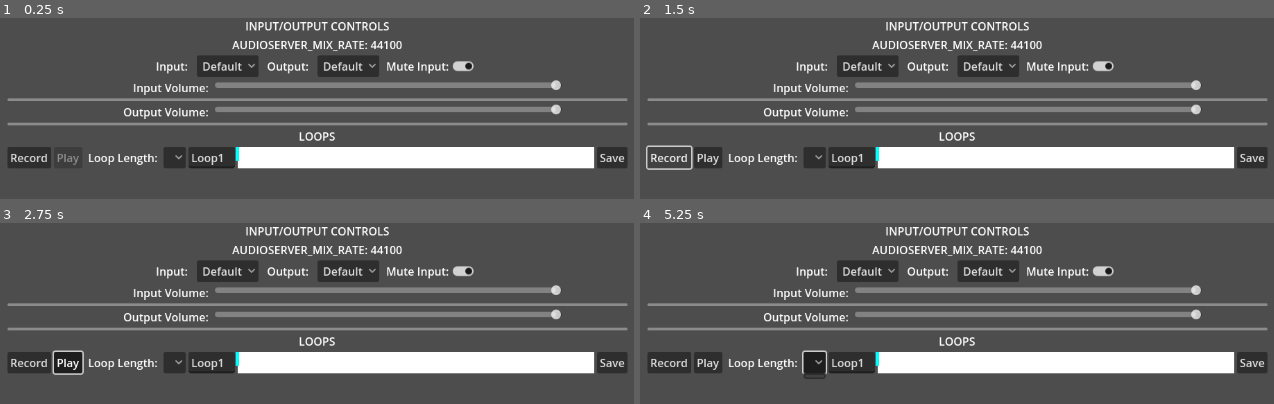
Above: before the commit, frames 1-4 (two rows, left to right).
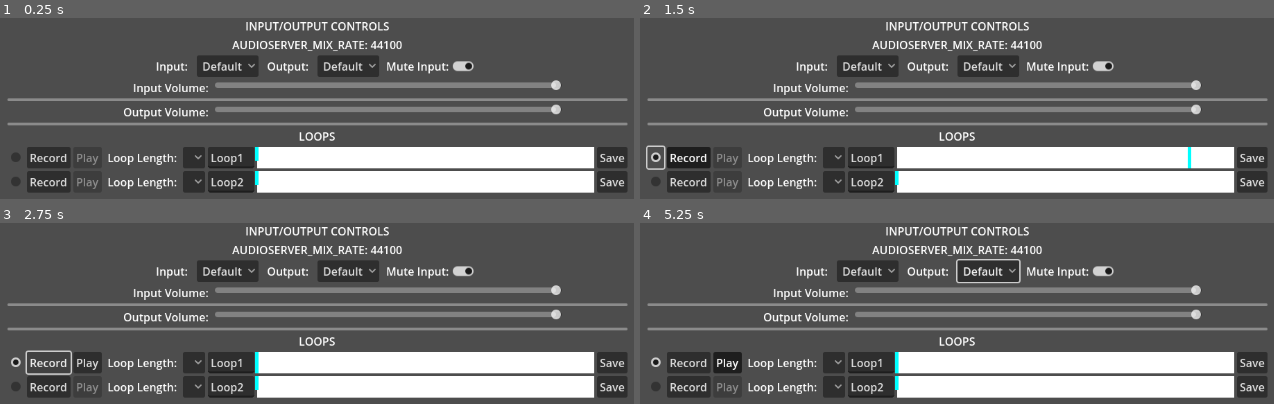
Above: after the commit, the same moments.

Repository: jls-has/Looper
Game: Godot game, scene res://Looper.tscn
The game is run twice, just before and just after one commit, with the same random seed, the same clock (stepped at 60 frames per second) and the same inputs. The project has no main scene, so this scene is started directly.
Inputs (mouse positions are in pixels of both pictures, inside the frame that each line leads up to):
- Up to frame 1 (0.25 s): no input
- Up to frame 2 (1.5 s): click "Record" at 0.5 s; click (652, 157) at 1.27 s
- Up to frame 3 (2.75 s): click (69, 362) at 2 s, where only the run before the commit has a clickable "Play"
- Up to frame 4 (5.25 s): click "Play" at 2.75 s; click "Default" at 3.5 s; click "Default" at 4.25 s; click (817, 362) at 5.02 s

The runs differ from the first frame. In frame 1, 11% of the frame differs, in the area x 1-99%, y 71-97%; in frame 2, 12%; in frame 3, 12%; in frame 4, 12%, in the area x 1-99%, y 19-97%.
Error before the commit: Attempt to call function 'get_stream' in base 'null instance' on a null instance. (res://Loop.gd:91)
Error after the commit: Invalid access of index '44' on a base object of type: 'PackedByteArray'. (res://AudioLoader.gd:70)

Commit message:
draw waveforms

Diff:
--- /dev/null
+++ b/AudioLoader.gd
@@ -0,0 +1,250 @@
+#GDScriptAudioImport v0.1
+
+#MIT License
+#
+#Copyright (c) 2020 Gianclgar (Giannino Clemente) gianclgar@gmail.com
+#
+#Permission is hereby granted, free of charge, to any person obtaining a copy
+#of this software and associated documentation files (the "Software"), to deal
+#in the Software without restriction, including without limitation the rights
+#to use, copy, modify, merge, publish, distribute, sublicense, and/or sell
+#copies of the Software, and to permit persons to whom the Software is
+#furnished to do so, subject to the following conditions:
+#
+#The above copyright notice and this permission notice shall be included in all
+#copies or substantial portions of the Software.
+#
+#THE SOFTWARE IS PROVIDED "AS IS", WITHOUT WARRANTY OF ANY KIND, EXPRESS OR
+#IMPLIED, INCLUDING BUT NOT LIMITED TO THE WARRANTIES OF MERCHANTABILITY,
+#FITNESS FOR A PARTICULAR PURPOSE AND NONINFRINGEMENT. IN NO EVENT SHALL THE
+#AUTHORS OR COPYRIGHT HOLDERS BE LIABLE FOR ANY CLAIM, DAMAGES OR OTHER
+#LIABILITY, WHETHER IN AN ACTION OF CONTRACT, TORT OR OTHERWISE, ARISING FROM,
+#OUT OF OR IN CONNECTION WITH THE SOFTWARE OR THE USE OR OTHER DEALINGS IN THE
+#SOFTWARE.
+
+#I honestly don't care that much, Kopimi ftw, but it's my little baby and I want it to look nice :3
+
+class_name AudioLoader
+
+func report_errors(err, filepath):
+	# See: https://docs.godotengine.org/en/latest/classes/class_@globalscope.html#enum-globalscope-error
+	var result_hash = {
+		ERR_FILE_NOT_FOUND: "File: not found",
+		ERR_FILE_BAD_DRIVE: "File: Bad drive error",
+		ERR_FILE_BAD_PATH: "File: Bad path error.",
+		ERR_FILE_NO_PERMISSION: "File: No permission error.",
+		ERR_FILE_ALREADY_IN_USE: "File: Already in use error.",
+		ERR_FILE_CANT_OPEN: "File: Can't open error.",
+		ERR_FILE_CANT_WRITE: "File: Can't write error.",
+		ERR_FILE_CANT_READ: "File: Can't read error.",
+		ERR_FILE_UNRECOGNIZED: "File: Unrecognized error.",
+		ERR_FILE_CORRUPT: "File: Corrupt error.",
+		ERR_FILE_MISSING_DEPENDENCIES: "File: Missing dependencies error.",
+		ERR_FILE_EOF: "File: End of file (EOF) error."
+	}
+	if err in result_hash:
+		print("Error: ", result_hash[err], " ", filepath)
+	else:
+		print("Unknown error with file ", filepath, " error code: ", err)
+
+func loadfile(filepath):
+	var file = FileAccess.open(filepath, FileAccess.READ)
+	var err = file.get_error()
+	if err != OK:
+		report_errors(err, filepath)
+		file.close()
+		return AudioStreamWAV.new()
+
+	var bytes = file.get_buffer(file.get_length())
+	# if File is wav
+	if filepath.ends_with(".wav"):
+		var newstream = AudioStreamWAV.new()
+
+
+		#---------------------------
+		#parrrrseeeeee!!! :D
+
+		var bits_per_sample = 0
+
+		for i in range(0, 100):
+			var those4bytes = str(char(bytes[i])+char(bytes[i+1])+char(bytes[i+2])+char(bytes[i+3]))
+
+			if those4bytes == "RIFF":
+				print ("RIFF OK at bytes " + str(i) + "-" + str(i+3))
+				#RIP bytes 4-7 integer for now
+			if those4bytes == "WAVE":
+				print ("WAVE OK at bytes " + str(i) + "-" + str(i+3))
+
+			if those4bytes == "fmt ":
+				print ("fmt OK at bytes " + str(i) + "-" + str(i+3))
+
+				#get format subchunk size, 4 bytes next to "fmt " are an int32
+				var formatsubchunksize = bytes[i+4] + (bytes[i+5] << 8) + (bytes[i+6] << 16) + (bytes[i+7] << 24)
+				print ("Format subchunk size: " + str(formatsubchunksize))
+
+				#using formatsubchunk index so it's easier to understand what's going on
+				var fsc0 = i+8 #fsc0 is byte 8 after start of "fmt "
+
+				#get format code [Bytes 0-1]
+				var format_code = bytes[fsc0] + (bytes[fsc0+1] << 8)
+				var format_name
+				if format_code == 0: format_name = "8_BITS"
+				elif format_code == 1: format_name = "16_BITS"
+				elif format_code == 2: format_name = "IMA_ADPCM"
+				else:
+					format_name = "UNKNOWN (trying to interpret as 16_BITS)"
+					format_code = 1
+				print ("Format: " + str(format_code) + " " + format_name)
+				#assign format to our AudioStreamSample
+				newstream.format = format_code
+
+				#get channel num [Bytes 2-3]
+				var channel_num = bytes[fsc0+2] + (bytes[fsc0+3] << 8)
+				print ("Number of channels: " + str(channel_num))
+				#set our AudioStreamSample to stereo if needed
+				if channel_num == 2: newstream.stereo = true
+
+				#get sample rate [Bytes 4-7]
+				var sample_rate = bytes[fsc0+4] + (bytes[fsc0+5] << 8) + (bytes[fsc0+6] << 16) + (bytes[fsc0+7] << 24)
+				print ("Sample rate: " + str(sample_rate))
+				#set our AudioStreamSample mixrate
+				newstream.mix_rate = sample_rate
+
+				#get byte_rate [Bytes 8-11] because we can
+				var byte_rate = bytes[fsc0+8] + (bytes[fsc0+9] << 8) + (bytes[fsc0+10] << 16) + (bytes[fsc0+11] << 24)
+				print ("Byte rate: " + str(byte_rate))
+
+				#same with bits*sample*channel [Bytes 12-13]
+				var bits_sample_channel = bytes[fsc0+12] + (bytes[fsc0+13] << 8)
+				print ("BitsPerSample * Channel / 8: " + str(bits_sample_channel))
+
+				#aaaand bits per sample/bitrate [Bytes 14-15]
+				bits_per_sample = bytes[fsc0+14] + (bytes[fsc0+15] << 8)
+				print ("Bits per sample: " + str(bits_per_sample))
+
+			if those4bytes == "data":
+				assert(bits_per_sample != 0)
+
+				var audio_data_size = bytes[i+4] + (bytes[i+5] << 8) + (bytes[i+6] << 16) + (bytes[i+7] << 24)
+				print ("Audio data/stream size is " + str(audio_data_size) + " bytes")
+
+				var data_entry_point = (i+8)
+				print ("Audio data starts at byte " + str(data_entry_point))
+
+				var data = bytes.slice(data_entry_point, data_entry_point + audio_data_size)
+
+				if bits_per_sample in [24, 32]:
+					newstream.data = convert_to_16bit(data, bits_per_sample)
+				else:
+					newstream.data = data
+			# end of parsing
+			#---------------------------
+
+		#Calculate the size of each sample based on bits_per_sample
+		var sample_size = bits_per_sample / 8
+		#get samples and set loop end
+		var samplenum = newstream.data.size() / sample_size
+		newstream.loop_end = samplenum
+		#newstream.loop_mode = 0 #change to 0 or delete this line if you don't want loop, also check out modes 2 and 3 in the docs
+		newstream.set_loop_mode(AudioStreamWAV.LOOP_FORWARD)
+		return newstream  #:D
+
+	#if file is ogg
+	#elif filepath.ends_with(".ogg"):
+	#	var newstream = AudioStreamOGGVorbis.new()
+	#	newstream.loop = true #set to false or delete this line if you don't want to loop
+	#	newstream.data = bytes
+	#	return newstream
+
+	#if file is mp3
+	elif filepath.ends_with(".mp3"):
+		var newstream = AudioStreamMP3.new()
+		newstream.loop = true #set to false or delete this line if you don't want to loop
+		newstream.data = bytes
+		return newstream
+
+	else:
+		print ("ERROR: Wrong filetype or format")
+	file.close()
+
+# Converts .wav data from 24 or 32 bits to 16
+#
+# These conversions are SLOW in GDScript
+# on my one test song, 32 -> 16 was around 3x slower than 24 -> 16
+#
+# I couldn't get threads to help very much
+# They made the 24bit case about 2x faster in my test file
+# And the 32bit case abour 50% slower
+# I don't wanna risk it always being slower on other files
+# And really, the solution would be to handle it in a low-level language
+func convert_to_16bit(data: PackedByteArray, from: int) -> PackedByteArray:
+	print("converting to 16-bit from %d" % from)
+	var time = Time.get_ticks_msec()
+	if from == 24:
+		var j = 0
+		for i in range(0, data.size(), 3):
+			data[j] = data[i+1]
+			data[j+1] = data[i+2]
+			j += 2
+		data.resize(data.size() * 2 / 3)
+	if from == 32:
+		var spb := StreamPeerBuffer.new()
+		var single_float: float
+		var value: int
+		for i in range(0, data.size(), 4):
+			var sub_array = data.slice(i, i+4)
+			spb.data_array = PackedByteArray(sub_array)
+			single_float = spb.get_float()
+			value = single_float * 32768
+			data[i/2] = value
+			data[i/2+1] = value >> 8
+		data.resize(data.size() / 2)
+	print("Took %f seconds for slow conversion" % ((Time.get_ticks_msec() - time) / 1000.0))
+	return data
+
+# ---------- REFERENCE ---------------
+# note: typical values doesn't always match
+
+#Positions  Typical Value Description
+#
+#1 - 4      "RIFF"        Marks the file as a RIFF multimedia file.
+#                         Characters are each 1 byte long.
+#
+#5 - 8      (integer)     The overall file size in bytes (32-bit integer)
+#                         minus 8 bytes. Typically, you'd fill this in after
+#                         file creation is complete.
+#
+#9 - 12     "WAVE"        RIFF file format header. For our purposes, it
+#                         always equals "WAVE".
+#
+#13-16      "fmt "        Format sub-chunk marker. Includes trailing null.
+#
+#17-20      16            Length of the rest of the format sub-chunk below.
+#
+#21-22      1             Audio format code, a 2 byte (16 bit) integer.
+#                         1 = PCM (pulse code modulation).
+#
+#23-24      2             Number of channels as a 2 byte (16 bit) integer.
+#                         1 = mono, 2 = stereo, etc.
+#
+#25-28      44100         Sample rate as a 4 byte (32 bit) integer. Common
+#                         values are 44100 (CD), 48000 (DAT). Sample rate =
+#                         number of samples per second, or Hertz.
+#
+#29-32      176400        (SampleRate * BitsPerSample * Channels) / 8
+#                         This is the Byte rate.
+#
+#33-34      4             (BitsPerSample * Channels) / 8
+#                         1 = 8 bit mono, 2 = 8 bit stereo or 16 bit mono, 4
+#                         = 16 bit stereo.
+#
+#35-36      16            Bits per sample.
+#
+#37-40      "data"        Data sub-chunk header. Marks the beginning of the
+#                         raw data section.
+#
+#41-44      (integer)     The number of bytes of the data section below this
+#                         point. Also equal to (#ofSamples * #ofChannels *
+#                         BitsPerSample) / 8
+#
+#45+                      The raw audio data.
--- a/Global.gd
+++ b/Global.gd
@@ -2,6 +2,8 @@
 
 var loops_ready: int= 0
 var audioserver_mix_rate : int
+var longest_length : float
+var sync_loop : AudioStreamPlayer
 
 
 # Called when the node enters the scene tree for the first time.
--- a/Loop.gd
+++ b/Loop.gd
@@ -12,12 +12,16 @@
 var my_bus_idx : int
 var recording := false
 var loop_data : PackedVector2Array = []
-var sample_data : PackedVector2Array = []
+var loop_segment_a : PackedVector2Array = []
+var loop_segment_b : PackedVector2Array = []
 var data_size : int
 var timer : float = 0
 var loop_bit_depth := 32
 var loop_mix_rate := 48000
 var loop_channels := 2
+var temp_dir : String = "user://"
+var record_position : float
+
 
 @export var loop_name : String = "Loop"
 
@@ -27,6 +31,7 @@
 
 
 func _ready() -> void:
+
 	loop_num = Global.loops_ready + 1
 	loop_name += str(loop_num)
 	$Name.text = loop_name
@@ -36,6 +41,7 @@
 	mic_capture = AudioServer.get_bus_effect(mic_bus, 2)
 
 	playhead = $Waveform/Playhead
+
 
 	AudioServer.add_bus()
 	my_bus_idx = AudioServer.get_bus_count() - 1
@@ -54,94 +60,77 @@
 
 func _process(delta: float) -> void:
 	if recording:
-		if loop_data.size() < data_size:
+		if loop_segment_a.size()+loop_segment_b.size() < data_size:
 			var capture_frames : int = min(data_size-loop_data.size(), mic_capture.get_frames_available())
-			loop_data.append_array(mic_capture.get_buffer(capture_frames))
 			timer += delta
+			record_position += timer
+			if record_position < loop_length:
+				loop_segment_b.append_array(mic_capture.get_buffer(capture_frames))
+			else:
+				loop_segment_a.append_array(mic_capture.get_buffer(capture_frames))
+
 		else:
+			loop_data.append_array(loop_segment_a)
+			loop_data.append_array(loop_segment_b)
 			print("recorded for ", timer, " seconds.")
 			timer = 0.0
+			playhead.position.x = 0.0
 			$Record.set_pressed(false)
-
-
-		#playhead.position.x = lerp(waveform_begin, waveform_width, ($Timer.time_left/3))
-func create_sample() ->void:
-	sample_data = []
-	var byte_data : PackedByteArray = []
-#	for i in loop_data.size():
-#		var x : int = loop_data[i].y*32768
-#		var y : int = loop_data[i].y*32768
-#		#var frame := Vector2i(x,y)
-#
-#		byte_data.encode_s32(x, i*16)
-#		byte_data.encode_s32(y, i*16+8)
-	byte_data = convert_to_16bit(loop_data.to_byte_array(), 32)
-	var stream := AudioStreamWAV.new()
-	stream.set_format(AudioStreamWAV.FORMAT_16_BITS)
-	stream.set_loop_mode(AudioStreamWAV.LOOP_FORWARD)
-	stream.set_loop_end(byte_data.size()/4)
-	stream.set_mix_rate(loop_mix_rate)
-	stream.set_stereo(true)
-	stream.set_data(byte_data)
-
-	$MyLoop.set_stream(stream)
-	$Play.set_disabled(false)
-	#print($MyLoop.stream.get_data())
-	print($MyLoop.get_bus())
-	print($Myloop.get_stream())
-
-func initialize_waveform()->void:
+			loop_segment_a = []
+			loop_segment_b = []
+		var p_position = wrapf(record_position, 0, loop_length)
+		playhead.position.x = remap(p_position, 0, loop_length, 0, waveform_width)
+
+
+	if $MyLoop.is_playing():
+		var p :float= $MyLoop.get_playback_position()
+		playhead.position.x = remap(p, 0.0, loop_length, 0.0, waveform_width)
+
+func update_waveform_box()->void:
 	waveform_width = $Waveform.size.x
 	waveform_height = $Waveform.size.y
 	waveform_begin = $Waveform.position.x
 	playhead.points[1] = Vector2(0,waveform_height)
-
-#
-#func _on_record_pressed() -> void:
-#	if effect.is_recording_active():
-#		#sample = effect.get_recording()
-#		$Play.disabled = false
-#		$Save.disabled = false
-#		#effect.set_recording_active(false)
-#		sample.set_mix_rate(48000)
-#		sample.set_format(2)
-#		sample.set_stereo(false)
-#		$Record.text = "Record"
-#
-#	else:
-#		initialize_waveform()
-#		$Play.disabled = true
-#		$Save.disabled = true
-#		#effect.set_recording_active(true)
-#		$Record.text = "Stop"
-#		$Timer.start()
-#
-
-
+	playhead.position.x = 0.0
 
 
 func _on_record_toggled(button_pressed: bool) -> void:
 	recording = button_pressed
+	update_waveform_box()
+
 	if button_pressed:
+
 		loop_data = []
 		mic_capture.clear_buffer()
 		data_size = loop_length * Global.audioserver_mix_rate
 		loop_bit_depth = 32
 		loop_channels = 2
 		loop_mix_rate = Global.audioserver_mix_rate
-		print("loop length: ", loop_length, "  audioserver mix rate: ", Global.audioserver_mix_rate)
-		print("data size: ", data_size)
+		$MyLoop.stop()
+		$Play.set_pressed_no_signal(false)
+		$Play.set_disabled(true)
+		if Global.sync_loop:
+			record_position = Global.sync_loop.get_playback_position()# + AudioServer.get_time_since_last_mix()
+			record_position -= AudioServer.get_output_latency() + AudioServer.get_time_to_next_mix()
+			#record_position -= mic_capture.buffer_length
+		else:
+			record_position = 0.0
+		#print("loop length: ", loop_length, "  audioserver mix rate: ", Global.audioserver_mix_rate)
+		#print("data size: ", data_size)
 	else:
 		print(loop_name, " data is this big: ", loop_data.size())
 		print("Audio Server Mix Rate: ", AudioServer.get_mix_rate())
 		print("samples per second: ", loop_data.size()/loop_length)
-		print("output latency: ", AudioServer.get_output_latency())
-		var temp_path : String = "user://"+loop_name+".wav"
-		create_sample()
-		#create_wav(temp_path)
-		#var play_stream : AudioStreamWAV = load(temp_path)
-		#$MyLoop.set_stream(play_stream)
-		#$Play.set_disabled(false)
+		#print("output latency: ", AudioServer.get_output_latency())
+
+		var temp_path : String = temp_dir+loop_name+".wav"
+		#create_sample()
+		create_wav(temp_path)
+		draw_waveform()
+		var audio_loader := AudioLoader.new()
+		var play_stream : AudioStreamWAV = audio_loader.loadfile(temp_path)
+		$MyLoop.set_stream(play_stream)
+		$Play.set_disabled(false)
 
 #	if mic_record.is_recording_active():
 #		$Record.set_pressed_no_signal(false)
@@ -198,6 +187,19 @@
 	file.store_32(data_size)
 	var data : PackedByteArray = loop_data.to_byte_array()
 
+func draw_waveform()->void:
+	var left_line : Line2D = $Waveform/left_wave
+	var right_line : Line2D = $Waveform/right_wave
+	left_line.clear_points()
+	right_line.clear_points()
+	var points : int = loop_data.size()
+	for p in points:
+		var d : Vector2 = loop_data[p]
+		var x : float = remap(p, 0, points, 0, waveform_width)
+		var l_y : float = remap(d.x, -1, 1, 0, waveform_height)
+		var r_y : float = remap(d.y, -1, 1, 0, waveform_height)
+		left_line.add_point(Vector2(x,l_y))
+		right_line.add_point(Vector2(x, r_y))
 
 func _on_save_pressed() -> void:
 	if loop_data.size() == 0:
@@ -216,37 +218,21 @@
 
 func _on_play_toggled(button_pressed: bool) -> void:
 	if button_pressed:
-		$MyLoop.play()
+		#$MyLoop.play()
+		for l in get_tree().get_nodes_in_group("loop_audiostream"):
+			l.play()
 	else:
 		$MyLoop.stop()
-	print("loop playing: ", $MyLoop.is_playing())
-
-func convert_to_16bit(data: PackedByteArray, from: int) -> PackedByteArray:
-	#from https://github.com/Gianclgar/GDScriptAudioImport/blob/master/GDScriptAudioImport.gd
-	print("converting to 16-bit from %d" % from)
-	var time = Time.get_ticks_msec()
-	# 24 bit .wav's are typically stored as integers
-	# so we just grab the 2 most significant bytes and ignore the other
-	if from == 24:
-		var j = 0
-		for i in range(0, data.size(), 3):
-			data[j] = data[i+1]
-			data[j+1] = data[i+2]
-			j += 2
-		data.resize(data.size() * 2 / 3)
-	# 32 bit .wav's are typically stored as floating point numbers
-	# so we need to grab all 4 bytes and interpret them as a float first
-	if from == 32:
-		var spb := StreamPeerBuffer.new()
-		var single_float: float
-		var value: int
-		for i in range(0, data.size(), 4):
-			#spb.data_array = data.subarray(i, i+3)
-			spb.data_array = data.slice(i, i+3)
-			single_float = spb.get_float()
-			value = single_float * 32768
-			data[i/2] = value
-			data[i/2+1] = value >> 8
-		data.resize(data.size() / 2)
-	print("Took %f seconds for slow conversion" % ((Time.get_ticks_msec() - time) / 1000.0))
-	return data
+	print(loop_name, " playing: ", $MyLoop.is_playing())
+
+func delete_wav(path:String, filename:String)->void:
+	var dir :=DirAccess.open(path)
+	var err := dir.remove(filename)
+
+func _exit_tree() -> void:
+	delete_wav(temp_dir, loop_name+".wav")
+
+func _on_sync_loop_toggled(button_pressed: bool) -> void:
+	if button_pressed:
+		Global.sync_loop = $MyLoop
+		print(Global.sync_loop)
--- a/Looper.tscn
+++ b/Looper.tscn
@@ -9,11 +9,15 @@
 
 [sub_resource type="AudioStreamMicrophone" id="AudioStreamMicrophone_2cahy"]
 
+[sub_resource type="ButtonGroup" id="ButtonGroup_25t5t"]
+
 [sub_resource type="AudioStreamWAV" id="AudioStreamWAV_twggt"]
 format = 1
 loop_mode = 1
 mix_rate = 4800
 stereo = true
+
+[sub_resource type="ButtonGroup" id="ButtonGroup_34fri"]
 
 [node name="Looper" type="Control"]
 layout_mode = 3
@@ -64,14 +68,16 @@
 
 [node name="AudioInputOptionButton" type="OptionButton" parent="VBoxContainer/HBoxContainer"]
 layout_mode = 2
-item_count = 3
+item_count = 4
 selected = 0
 popup/item_0/text = "Default"
 popup/item_0/id = 0
-popup/item_1/text = "Microphone (Steam Streaming Microphone)"
+popup/item_1/text = "Headset (MPOW-059 Hands-Free AG Audio)"
 popup/item_1/id = 1
-popup/item_2/text = "Microphone (Realtek Audio)"
+popup/item_2/text = "Microphone (Steam Streaming Microphone)"
 popup/item_2/id = 2
+popup/item_3/text = "Microphone (Realtek Audio)"
+popup/item_3/id = 3
 script = ExtResource("1_kvtby")
 
 [node name="Output" type="Label" parent="VBoxContainer/HBoxContainer"]
@@ -80,18 +86,22 @@
 
 [node name="AudioOutputOptionButton2" type="OptionButton" parent="VBoxContainer/HBoxContainer"]
 layout_mode = 2
-item_count = 5
+item_count = 7
 selected = 0
 popup/item_0/text = "Default"
 popup/item_0/id = 0
-popup/item_1/text = "Headphones (Oculus Virtual Audio Device)"
+popup/item_1/text = "Headset (MPOW-059 Hands-Free AG Audio)"
 popup/item_1/id = 1
-popup/item_2/text = "Speakers / Headphones (Realtek Audio)"
+popup/item_2/text = "Headphones (Oculus Virtual Audio Device)"
 popup/item_2/id = 2
-popup/item_3/text = "Speakers (Steam Streaming Microphone)"
+popup/item_3/text = "Speakers / Headphones (Realtek Audio)"
 popup/item_3/id = 3
-popup/item_4/text = "Speakers (Steam Streaming Speakers)"
+popup/item_4/text = "Speakers (Steam Streaming Microphone)"
 popup/item_4/id = 4
+popup/item_5/text = "Headphones (MPOW-059 Stereo)"
+popup/item_5/id = 5
+popup/item_6/text = "Speakers (Steam Streaming Speakers)"
+popup/item_6/id = 6
 script = ExtResource("2_qqhrp")
 
 [node name="MonitorInput" type="CheckButton" parent="VBoxContainer/HBoxContainer"]
@@ -156,10 +166,25 @@
 [node name="Loop" parent="VBoxContainer" instance=ExtResource("6_djsil")]
 layout_mode = 2
 
-[node name="Name" parent="VBoxContainer/Loop" index="4"]
+[node name="SyncLoop" parent="VBoxContainer/Loop" index="0"]
+button_group = SubResource("ButtonGroup_25t5t")
+
+[node name="Name" parent="VBoxContainer/Loop" index="5"]
 placeholder_text = "loopName"
 
-[node name="MyLoop" parent="VBoxContainer/Loop" index="7"]
+[node name="MyLoop" parent="VBoxContainer/Loop" index="8"]
+stream = SubResource("AudioStreamWAV_twggt")
+
+[node name="Loop2" parent="VBoxContainer" instance=ExtResource("6_djsil")]
+layout_mode = 2
+
+[node name="SyncLoop" parent="VBoxContainer/Loop2" index="0"]
+button_group = SubResource("ButtonGroup_34fri")
+
+[node name="Name" parent="VBoxContainer/Loop2" index="5"]
+placeholder_text = "loopName"
+
+[node name="MyLoop" parent="VBoxContainer/Loop2" index="8" groups=["loop_stream_player"]]
 stream = SubResource("AudioStreamWAV_twggt")
 
 [connection signal="item_selected" from="VBoxContainer/HBoxContainer/AudioInputOptionButton" to="." method="_on_audio_input_option_button_item_selected"]
@@ -169,3 +194,4 @@
 [connection signal="toggled" from="VBoxContainer/HBoxContainer/MonitorInput" to="." method="_on_monitor_input_toggled"]
 
 [editable path="VBoxContainer/Loop"]
+[editable path="VBoxContainer/Loop2"]
--- a/loop.tscn
+++ b/loop.tscn
@@ -1,9 +1,17 @@
-[gd_scene load_steps=2 format=3 uid="uid://veuv6khnbd3e"]
+[gd_scene load_steps=4 format=3 uid="uid://veuv6khnbd3e"]
 
 [ext_resource type="Script" path="res://Loop.gd" id="1_36280"]
 
+[sub_resource type="ButtonGroup" id="ButtonGroup_on6ap"]
+
+[sub_resource type="AudioStream" id="AudioStream_38brc"]
+
 [node name="Loop" type="HBoxContainer"]
 script = ExtResource("1_36280")
+
+[node name="SyncLoop" type="CheckBox" parent="."]
+layout_mode = 2
+button_group = SubResource("ButtonGroup_on6ap")
 
 [node name="Record" type="Button" parent="."]
 layout_mode = 2
@@ -35,17 +43,27 @@
 width = 5.0
 default_color = Color(0, 1, 1, 1)
 
+[node name="left_wave" type="Line2D" parent="Waveform"]
+width = 1.0
+default_color = Color(1, 0, 0, 1)
+
+[node name="right_wave" type="Line2D" parent="Waveform"]
+width = 1.0
+default_color = Color(0, 0, 1, 1)
+
 [node name="Save" type="Button" parent="."]
 layout_mode = 2
 text = "Save"
 
-[node name="MyLoop" type="AudioStreamPlayer" parent="."]
+[node name="MyLoop" type="AudioStreamPlayer" parent="." groups=["loop_audiostream"]]
+stream = SubResource("AudioStream_38brc")
 
 [node name="SaveFileDialog" type="FileDialog" parent="."]
 size = Vector2i(500, 500)
 ok_button_text = "Save"
 access = 2
 
+[connection signal="toggled" from="SyncLoop" to="." method="_on_sync_loop_toggled"]
 [connection signal="toggled" from="Record" to="." method="_on_record_toggled"]
 [connection signal="toggled" from="Play" to="." method="_on_play_toggled"]
 [connection signal="pressed" from="Save" to="." method="_on_save_pressed"]
Not shown: 1 places in Looper.tscn that only renumber resources
